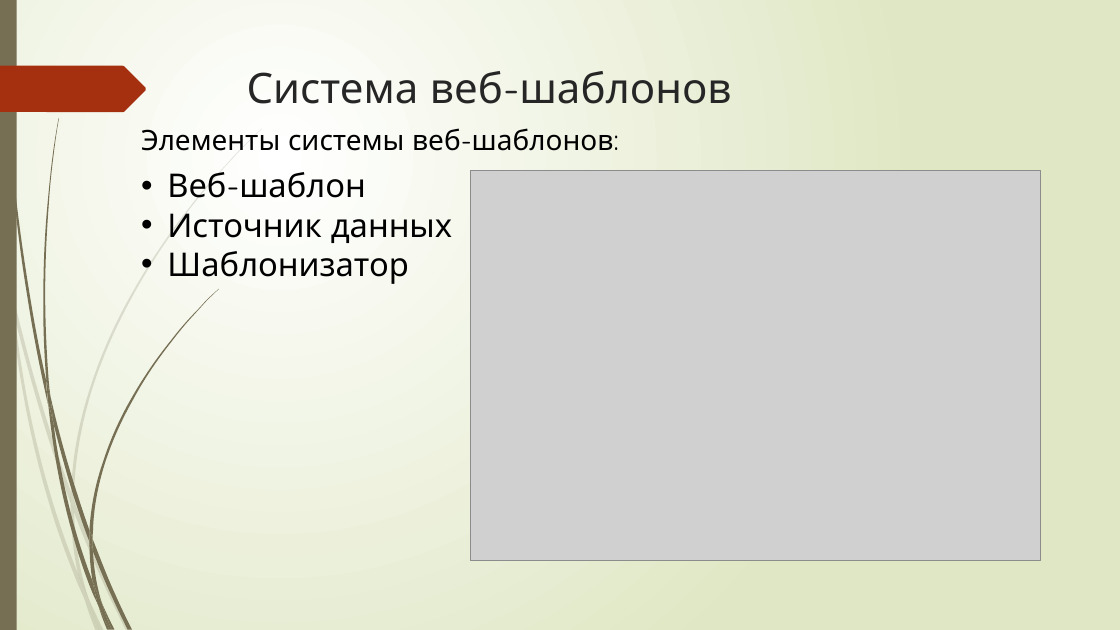
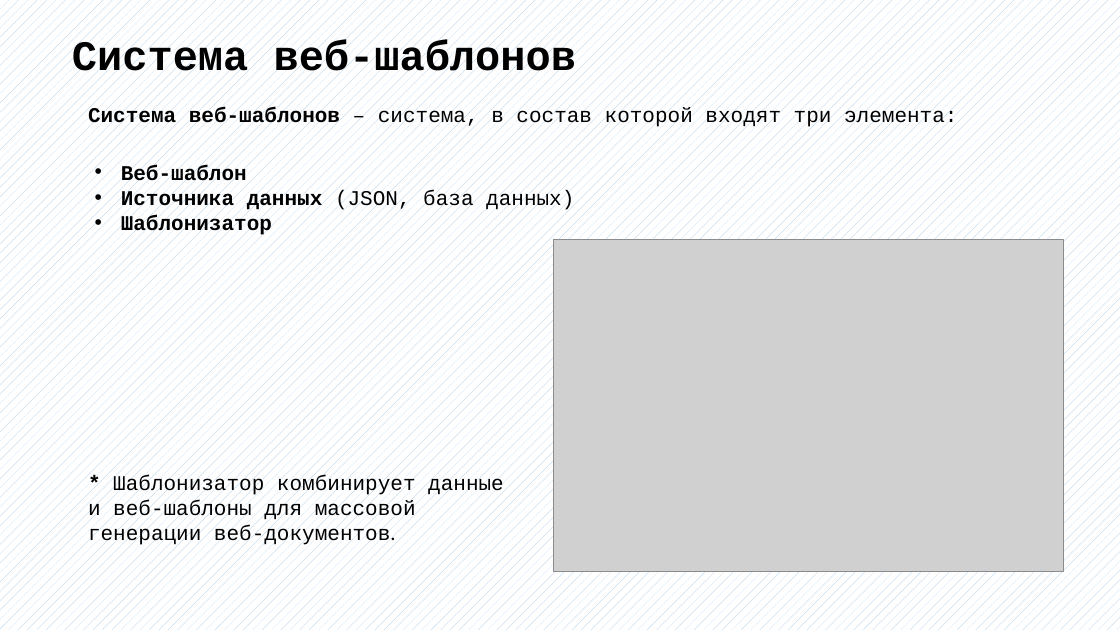
Before and after one commit to bobs4462/tachyon, a slide deck: slide 3 of docs/Презентация ВКР.pptx. Drawn at 1120x630 pixels with LibreOffice and Linux fonts; fonts in the diff are those of the drawing; grey boxes stand for pictures. Boxes give left, top, right and bottom in pixels: in the first picture for what was removed or moved away, otherwise in the second. Text is boxed around its words. In the diff, an @@ line names an element or a change of style, - is before the commit and + after.

```diff
--- a/docs/Презентация ВКР.pptx
+++ b/docs/Презентация ВКР.pptx
@@ background gradient #FFFFFF to #DFE8C4 to pattern #9DC3E6 on #FFFFFF @@
@@ rectangle removed at box(0, 0, 17, 630) @@
@@ text "Система веб-шаблонов": place and size @@
-text "Система веб-шаблонов" at box(247, 71, 731, 104)
+text "Система веб-шаблонов" at box(72, 40, 576, 83)
@@ text "Система веб-шаблонов" at box(72, 40, 576, 83): font Quicksand to Courier New, text colour #262626 to #000000, bold on @@
@@ freeform shape removed at box(0, 66, 146, 112) @@
@@ text at box(88, 107, 957, 129): text changed; size 24 to 18 pt; font Quicksand to Courier New @@
-Элементы системы веб-шаблонов:
+Система веб-шаблонов – система, в состав которой входят три элемента:
@@ text "Веб-шаблон": place and size @@
-text "Веб-шаблон" at box(167, 172, 452, 284)
+text "Веб-шаблон" at box(121, 165, 574, 237)
@@ text at box(121, 165, 272, 237): size 28 to 18 pt, font Quicksand to Courier New, bold on in "Веб-шаблон", "Шаблонизатор" @@
@@ text at box(121, 190, 574, 212): text changed; size 28 to 18 pt; font Quicksand to Courier New @@
-• Источник данных
+• Источника данных (JSON, база данных)
@@ picture: place and size @@
-picture at box(471, 171, 1041, 560)
+picture at box(554, 239, 1064, 571)
@@ text added at box(88, 475, 504, 547), 18 pt, text #000000 @@
+* Шаблонизатор комбинирует данные и веб-шаблоны для массовой генерации веб-документов.
@@ group removed at box(0, 129, 262, 630): 10 freeform shapes @@
@@ group removed at box(3, 0, 218, 630): 12 freeform shapes @@
```
Also in this commit, not shown: 10 other slides changed, 6 slides added, 8 slides removed, 1 other file.
